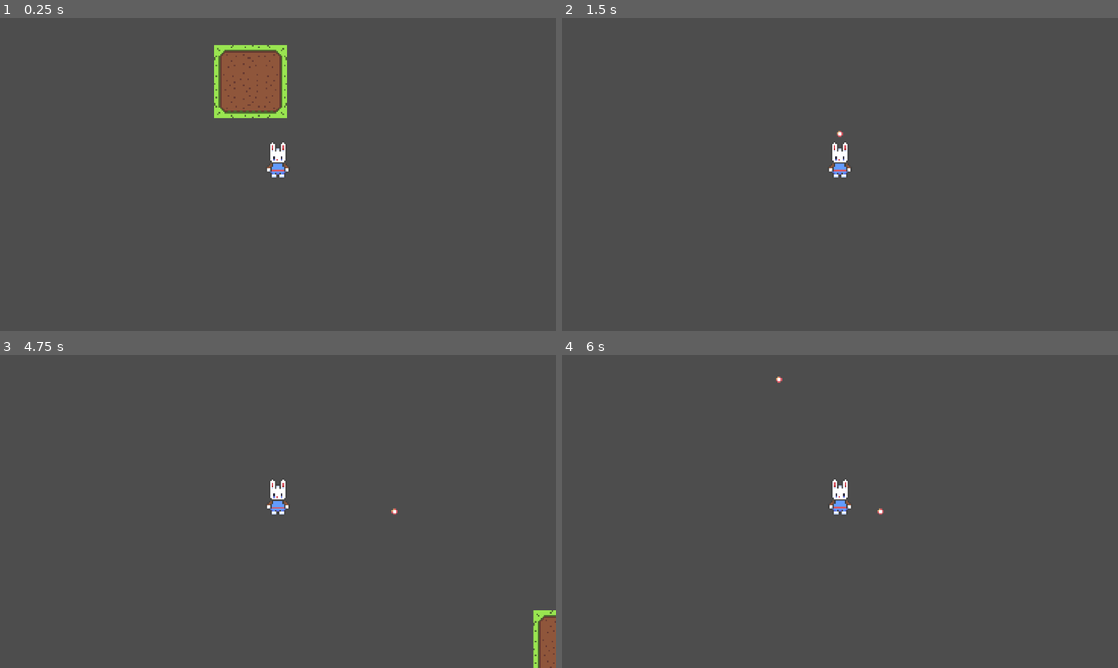
Above: before the commit, frames 1-4 (two rows, left to right).
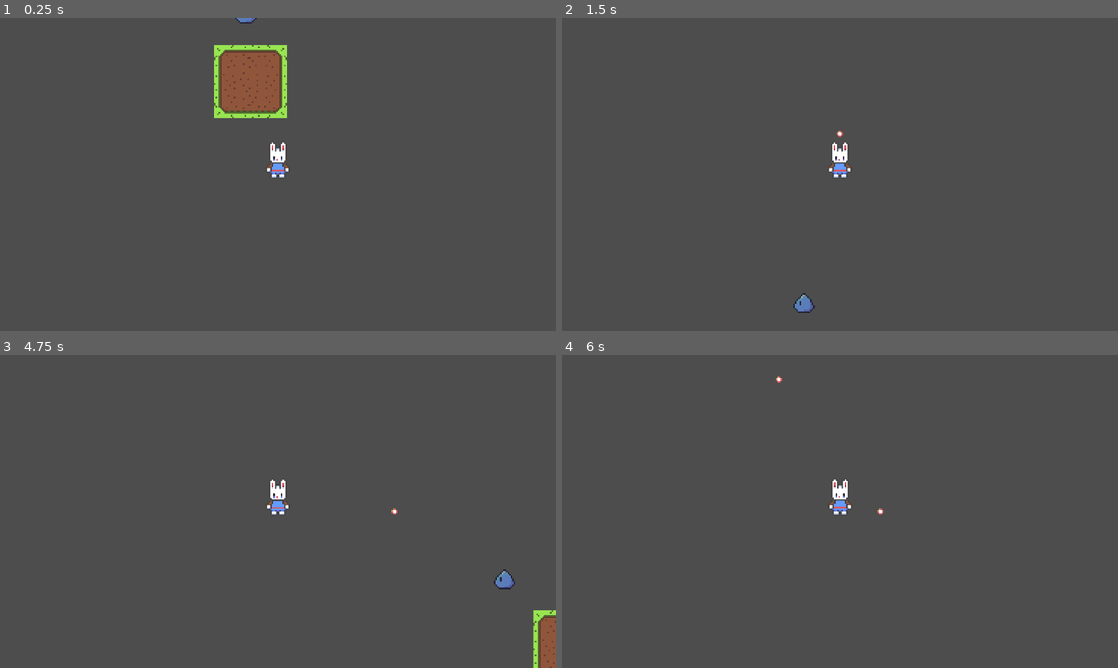
Above: after the commit, the same moments.

Repository: bregre550/bigbeef
Game: Godot game, scene res://Sandbox/01.tscn
Two runs of this game, one before a commit and one after it. Both use one fixed random seed, a clock stepped at 60 frames per second and the inputs below.
Inputs:
- Up to frame 1 (0.25 s): no input
- Up to frame 2 (1.5 s): tap Enter at 0.5 s; hold W (up) from 0.53 s (still down); tap Space (shoot) at 0.6, 1.35 s
- Up to frame 3 (4.75 s): tap Space (shoot) at 2, 2.1, 2.85, 3.6, 4.35 s; release W (up) at 2.03 s; hold A (left) 2.03-3.53 s; hold S (down) 3.53-4.28 s; tap Enter at 4.25 s; hold D (right) from 4.28 s (still down)
- Up to frame 4 (6 s): release D (right) at 5.03 s; hold W (up) 5.03-5.78 s; tap Space (shoot) at 5.1, 5.75, 5.85 s; hold D (right) from 5.78 s (still down)

The runs differ from the first frame. In frame 1, less than 0.1% of the frame differs, in the area x 42-47%, y 0-2%; in frame 2, 0.2%; in frame 3, 0.2%, in the area x 88-93%, y 68-75%; in frame 4, nothing differs.

Commit message:
enemy added
added enemy and basic state machine mechanics for enemy

right now it can idle and wander

Diff:
--- /dev/null
+++ b/big-beef/Enemies/slime.tscn
@@ -0,0 +1,200 @@
+[gd_scene load_steps=17 format=3 uid="uid://ci4cji8qbj2u"]
+
+[ext_resource type="Texture2D" uid="uid://c4o1tww2ah8fu" path="res://Assets/enemy_slime.png" id="1_00swj"]
+[ext_resource type="Script" uid="uid://bhfhtb18a6f8v" path="res://Scripts/enemy.gd" id="1_87lq7"]
+[ext_resource type="Script" uid="uid://scc1vrorujad" path="res://Scripts/enemy_state_machine.gd" id="2_87lq7"]
+[ext_resource type="Script" uid="uid://dlg02m8ar0i0c" path="res://Scripts/enemy_state_idle.gd" id="3_ora3b"]
+[ext_resource type="Script" uid="uid://cbdasn321msi" path="res://Scripts/enemy_state_wander.gd" id="4_0tjn4"]
+
+[sub_resource type="CircleShape2D" id="CircleShape2D_ora3b"]
+radius = 5.0
+
+[sub_resource type="Animation" id="Animation_87lq7"]
+length = 0.001
+tracks/0/type = "value"
+tracks/0/imported = false
+tracks/0/enabled = true
+tracks/0/path = NodePath("Sprite2D:frame")
+tracks/0/interp = 1
+tracks/0/loop_wrap = true
+tracks/0/keys = {
+"times": PackedFloat32Array(0),
+"transitions": PackedFloat32Array(1),
+"update": 1,
+"values": [0]
+}
+
+[sub_resource type="Animation" id="Animation_ora3b"]
+resource_name = "walk_down"
+length = 0.6
+loop_mode = 1
+tracks/0/type = "value"
+tracks/0/imported = false
+tracks/0/enabled = true
+tracks/0/path = NodePath("Sprite2D:frame")
+tracks/0/interp = 1
+tracks/0/loop_wrap = true
+tracks/0/keys = {
+"times": PackedFloat32Array(0, 0.2, 0.39999998, 0.6),
+"transitions": PackedFloat32Array(1, 1, 1, 1),
+"update": 1,
+"values": [0, 1, 2, 0]
+}
+
+[sub_resource type="Animation" id="Animation_0tjn4"]
+resource_name = "walk_up"
+length = 0.6
+loop_mode = 1
+tracks/0/type = "value"
+tracks/0/imported = false
+tracks/0/enabled = true
+tracks/0/path = NodePath("Sprite2D:frame")
+tracks/0/interp = 1
+tracks/0/loop_wrap = true
+tracks/0/keys = {
+"times": PackedFloat32Array(0, 0.2, 0.39999998, 0.6),
+"transitions": PackedFloat32Array(1, 1, 1, 1),
+"update": 1,
+"values": [3, 4, 5, 3]
+}
+
+[sub_resource type="Animation" id="Animation_0qq8p"]
+resource_name = "walk_left"
+length = 0.6
+loop_mode = 1
+tracks/0/type = "value"
+tracks/0/imported = false
+tracks/0/enabled = true
+tracks/0/path = NodePath("Sprite2D:frame")
+tracks/0/interp = 1
+tracks/0/loop_wrap = true
+tracks/0/keys = {
+"times": PackedFloat32Array(0, 0.2, 0.39999998, 0.6),
+"transitions": PackedFloat32Array(1, 1, 1, 1),
+"update": 1,
+"values": [9, 10, 11, 9]
+}
+
+[sub_resource type="Animation" id="Animation_amke3"]
+resource_name = "walk_right"
+length = 0.6
+loop_mode = 1
+tracks/0/type = "value"
+tracks/0/imported = false
+tracks/0/enabled = true
+tracks/0/path = NodePath("Sprite2D:frame")
+tracks/0/interp = 1
+tracks/0/loop_wrap = true
+tracks/0/keys = {
+"times": PackedFloat32Array(0, 0.2, 0.39999998, 0.6),
+"transitions": PackedFloat32Array(1, 1, 1, 1),
+"update": 1,
+"values": [6, 7, 8, 6]
+}
+
+[sub_resource type="Animation" id="Animation_v0fv8"]
+resource_name = "idle_down"
+length = 0.001
+tracks/0/type = "value"
+tracks/0/imported = false
+tracks/0/enabled = true
+tracks/0/path = NodePath("Sprite2D:frame")
+tracks/0/interp = 1
+tracks/0/loop_wrap = true
+tracks/0/keys = {
+"times": PackedFloat32Array(0),
+"transitions": PackedFloat32Array(1),
+"update": 1,
+"values": [0]
+}
+
+[sub_resource type="Animation" id="Animation_mky3p"]
+resource_name = "idle_up"
+length = 0.001
+tracks/0/type = "value"
+tracks/0/imported = false
+tracks/0/enabled = true
+tracks/0/path = NodePath("Sprite2D:frame")
+tracks/0/interp = 1
+tracks/0/loop_wrap = true
+tracks/0/keys = {
+"times": PackedFloat32Array(0),
+"transitions": PackedFloat32Array(1),
+"update": 1,
+"values": [3]
+}
+
+[sub_resource type="Animation" id="Animation_kqei6"]
+resource_name = "idle_left"
+length = 0.001
+tracks/0/type = "value"
+tracks/0/imported = false
+tracks/0/enabled = true
+tracks/0/path = NodePath("Sprite2D:frame")
+tracks/0/interp = 1
+tracks/0/loop_wrap = true
+tracks/0/keys = {
+"times": PackedFloat32Array(0),
+"transitions": PackedFloat32Array(1),
+"update": 1,
+"values": [9]
+}
+
+[sub_resource type="Animation" id="Animation_aq8il"]
+resource_name = "idle_right"
+length = 0.001
+tracks/0/type = "value"
+tracks/0/imported = false
+tracks/0/enabled = true
+tracks/0/path = NodePath("Sprite2D:frame")
+tracks/0/interp = 1
+tracks/0/loop_wrap = true
+tracks/0/keys = {
+"times": PackedFloat32Array(0),
+"transitions": PackedFloat32Array(1),
+"update": 1,
+"values": [6]
+}
+
+[sub_resource type="AnimationLibrary" id="AnimationLibrary_l26av"]
+_data = {
+&"RESET": SubResource("Animation_87lq7"),
+&"idle_down": SubResource("Animation_v0fv8"),
+&"idle_left": SubResource("Animation_kqei6"),
+&"idle_right": SubResource("Animation_aq8il"),
+&"idle_up": SubResource("Animation_mky3p"),
+&"walk_down": SubResource("Animation_ora3b"),
+&"walk_left": SubResource("Animation_0qq8p"),
+&"walk_right": SubResource("Animation_amke3"),
+&"walk_up": SubResource("Animation_0tjn4")
+}
+
+[node name="Slime" type="CharacterBody2D"]
+script = ExtResource("1_87lq7")
+
+[node name="Sprite2D" type="Sprite2D" parent="."]
+texture = ExtResource("1_00swj")
+hframes = 3
+vframes = 6
+
+[node name="CollisionShape2D" type="CollisionShape2D" parent="."]
+position = Vector2(0, 1)
+shape = SubResource("CircleShape2D_ora3b")
+debug_color = Color(0.859997, 0.11862277, 0.82865685, 0.41960785)
+
+[node name="AnimationPlayer" type="AnimationPlayer" parent="."]
+libraries = {
+&"": SubResource("AnimationLibrary_l26av")
+}
+autoplay = "idle_down"
+
+[node name="EnemyStateMachine" type="Node" parent="."]
+script = ExtResource("2_87lq7")
+
+[node name="Idle" type="Node" parent="EnemyStateMachine" node_paths=PackedStringArray("after_idle_state")]
+script = ExtResource("3_ora3b")
+after_idle_state = NodePath("../Wander")
+
+[node name="Wander" type="Node" parent="EnemyStateMachine" node_paths=PackedStringArray("next_state")]
+script = ExtResource("4_0tjn4")
+next_state = NodePath("../Idle")
--- a/big-beef/Sandbox/01.tscn
+++ b/big-beef/Sandbox/01.tscn
@@ -1,7 +1,8 @@
-[gd_scene load_steps=3 format=3 uid="uid://2rku280p86gm"]
+[gd_scene load_steps=4 format=3 uid="uid://2rku280p86gm"]
 
 [ext_resource type="PackedScene" uid="uid://bepupgc7tk38k" path="res://Player/player.tscn" id="1_qlaxg"]
 [ext_resource type="Texture2D" uid="uid://b5ylcq84oxjeq" path="res://Assets/dirt_path.png" id="2_n3fxd"]
+[ext_resource type="PackedScene" uid="uid://ci4cji8qbj2u" path="res://Enemies/slime.tscn" id="3_2hbak"]
 
 [node name="01" type="Node2D"]
 
@@ -11,3 +12,6 @@
 [node name="DirtPath" type="Sprite2D" parent="."]
 position = Vector2(584, 262)
 texture = ExtResource("2_n3fxd")
+
+[node name="Slime" parent="." instance=ExtResource("3_2hbak")]
+position = Vector2(581, 218)
--- /dev/null
+++ b/big-beef/Scripts/enemy.gd
@@ -0,0 +1,53 @@
+class_name Enemy extends CharacterBody2D
+
+signal direction_changed(new_direction : Vector2)
+
+
+const DIR_4 : Array[Vector2] = [Vector2.RIGHT, Vector2.DOWN, Vector2.LEFT, Vector2.UP]
+
+@export var hp : int = 5
+
+var cardinal_direction : Vector2 = Vector2.DOWN
+var direction : Vector2 = Vector2.ZERO
+var player : Player
+var invulnerable : bool = false
+
+# onready variables go here
+@onready var animation_player: AnimationPlayer = $AnimationPlayer
+@onready var state_machine: EnemyStateMachine = $EnemyStateMachine
+
+func _ready() -> void:
+	state_machine.initialize(self)
+
+func _physics_process(_delta: float) -> void:
+	move_and_slide()
+
+func set_direction(_new_direction : Vector2) -> bool:
+	direction = _new_direction
+	if direction == Vector2.ZERO:
+		return false
+
+	var direction_id : int = int(round((direction).angle() / TAU * DIR_4.size()))
+	var new_direction = DIR_4[direction_id]
+	if new_direction == cardinal_direction:
+		return false
+
+	cardinal_direction = new_direction
+	direction_changed.emit(new_direction)
+	return true
+
+func update_animation(state: String) -> void:
+	animation_player.play(state + "_" + anim_direction())
+	pass
+
+func anim_direction() -> String:
+	if cardinal_direction == Vector2.DOWN:
+		return "down"
+	elif cardinal_direction == Vector2.UP:
+		return "up"
+	elif cardinal_direction == Vector2.LEFT:
+		return "left"
+	elif cardinal_direction == Vector2.RIGHT:
+		return "right"
+	else:
+		return "down"
--- /dev/null
+++ b/big-beef/Scripts/enemy_state.gd
@@ -0,0 +1,19 @@
+class_name EnemyState extends Node
+
+var enemy : Enemy
+var state_machine : EnemyStateMachine
+
+func init() -> void:
+	pass
+
+func enter() -> void:
+	pass
+
+func exit() -> void:
+	pass
+
+func process(_delta: float) -> EnemyState:
+	return null
+
+func physics(_delta : float) -> EnemyState:
+	return null
--- /dev/null
+++ b/big-beef/Scripts/enemy_state_idle.gd
@@ -0,0 +1,30 @@
+class_name EnemyStateIdle extends EnemyState
+
+@export var anim_name : String = "idle"
+
+@export_category("AI")
+@export var state_duration_min : float = 0.5
+@export var state_duration_max : float = 1.5
+@export var after_idle_state : EnemyState
+
+var _timer : float = 0.0
+
+func init() -> void:
+	pass
+
+func enter() -> void:
+	enemy.velocity = Vector2.ZERO
+	_timer = randf_range(state_duration_min, state_duration_max)
+	enemy.update_animation(anim_name)
+
+func exit() -> void:
+	pass
+
+func process(_delta: float) -> EnemyState:
+	_timer -= _delta
+	if _timer <= 0:
+		return after_idle_state
+	return null
+
+func physics(_delta: float) -> EnemyState:
+	return null
--- /dev/null
+++ b/big-beef/Scripts/enemy_state_machine.gd
@@ -0,0 +1,41 @@
+class_name EnemyStateMachine extends Node
+
+var states : Array[EnemyState]
+var prev_state : EnemyState
+var current_state : EnemyState
+
+func _ready() -> void:
+	process_mode = Node.PROCESS_MODE_DISABLED
+
+func _process(delta: float) -> void:
+	change_state(current_state.process(delta))
+
+func _physics_process(delta: float) -> void:
+	change_state(current_state.physics(delta))
+
+func initialize(_enemy : Enemy) -> void:
+	states = []
+
+	for c in get_children():
+		if c is EnemyState:
+			states.append(c)
+
+	for s in states:
+		s.enemy = _enemy
+		s.state_machine = self
+		s.init()
+
+	if states.size() > 0:
+		change_state(states[0])
+		process_mode = Node.PROCESS_MODE_INHERIT
+
+func change_state(new_state : EnemyState) -> void:
+	if new_state == null || new_state == current_state:
+		return
+
+	if current_state:
+		current_state.exit()
+
+	prev_state = current_state
+	current_state = new_state
+	current_state.enter()
--- /dev/null
+++ b/big-beef/Scripts/enemy_state_wander.gd
@@ -0,0 +1,36 @@
+class_name EnemyStateWander extends EnemyState
+
+@export var anim_name : String = "walk"
+@export var wander_speed : float = 20.0
+
+@export_category("AI")
+@export var state_animation_duration : float = 0.5
+@export var state_cycles_min : int = 1
+@export var state_cycles_max : int = 3
+@export var next_state : EnemyState
+
+var _timer : float = 0.0
+var _direction : Vector2
+
+func init() -> void:
+	pass
+
+func enter() -> void:
+	_timer = randi_range(state_cycles_min, state_cycles_max) * state_animation_duration
+	var rand = randi_range(0, 3)
+	_direction = enemy.DIR_4[rand]
+	enemy.velocity = _direction * wander_speed
+	enemy.set_direction(_direction)
+	enemy.update_animation(anim_name)
+
+func exit() -> void:
+	pass
+
+func process(_delta: float) -> EnemyState:
+	_timer -= _delta
+	if _timer <= 0:
+		return next_state
+	return null
+
+func physics(_delta : float) -> EnemyState:
+	return null
Binary file added: big-beef/Assets/enemy_slime.png
Not shown, added: big-beef/Assets/enemy_slime.png.import
Not shown, added: big-beef/Notes/notes.txt
Not shown, added: big-beef/Scripts/enemy.gd.uid
Not shown, added: big-beef/Scripts/enemy_state.gd.uid
Not shown, added: big-beef/Scripts/enemy_state_idle.gd.uid
Not shown, added: big-beef/Scripts/enemy_state_machine.gd.uid
Not shown, added: big-beef/Scripts/enemy_state_wander.gd.uid
